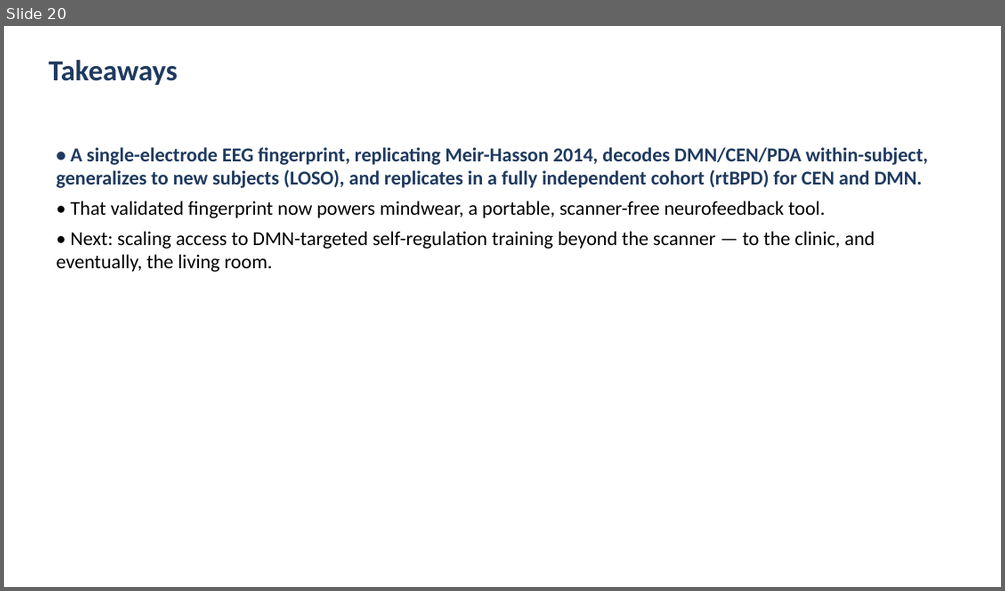
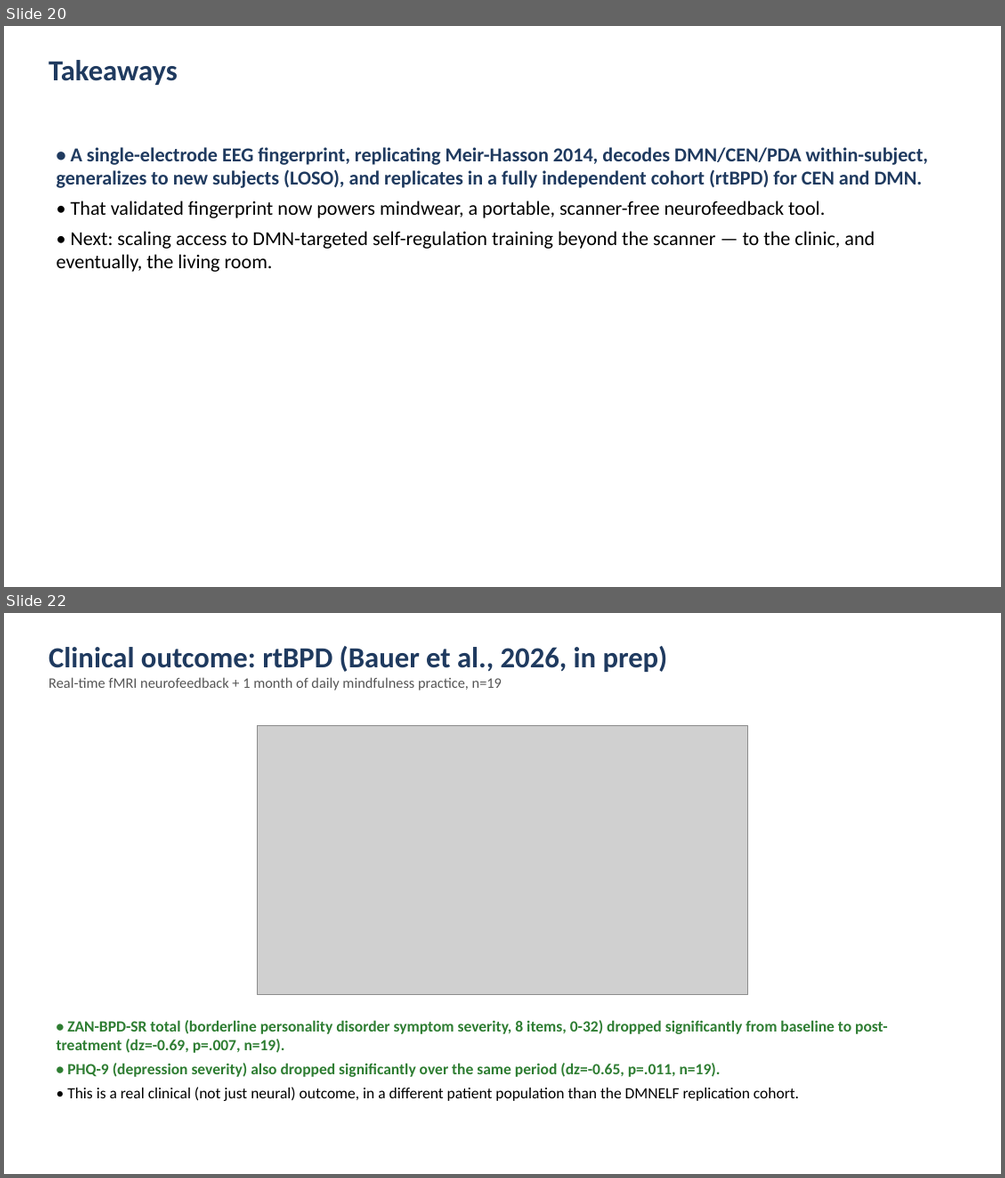
Before and after one commit to cccbauer/dmnelf, a slide deck: analysis/fingerprint/19_fingerprint/efp_meirhasson/Fingerprint_20260902.pptx. Shown one above the other, each under a label of ours: slide 20 before the commit, slides 20 and 22 after it; the slides between them are not shown. The pictures are 1005x591 and 1005x1178 pixels, drawn with LibreOffice and Linux fonts; fonts in the diff are those of the drawing; grey boxes stand for pictures. Boxes give left, top, right and bottom in pixels: in the first picture for what was removed or moved away, otherwise in the second. Text is boxed around its words. In the diff, an @@ line names an element or a change of style, - is before the commit and + after.

```diff
--- a/analysis/fingerprint/19_fingerprint/efp_meirhasson/Fingerprint_20260902.pptx
+++ b/analysis/fingerprint/19_fingerprint/efp_meirhasson/Fingerprint_20260902.pptx
@@ slide 22 added at (4, 613, 1001, 1174), background #FFFFFF @@
@@ text added at (48, 646, 668, 690), 14 pt, text #555555 @@
+Clinical outcome: rtBPD (Bauer et al., 2026, in prep)
+Real-time fMRI neurofeedback + 1 month of daily mindfulness practice, n=19
@@ picture added at (258, 725, 748, 995) @@
@@ text added at (57, 1020, 888, 1101), 15 pt, text #2E7D32, bold @@
+• ZAN-BPD-SR total (borderline personality disorder symptom severity, 8 items, 0-32) dropped significantly from baseline to post-treatment (dz=-0.69, p=.007, n=19).
+• PHQ-9 (depression severity) also dropped significantly over the same period (dz=-0.65, p=.011, n=19).
+• This is a real clinical (not just neural) outcome, in a different patient population than the DMNELF replication cohort.
```
Also in this commit, not shown: 4 slides changed, 1 other slide added, 16 other files.
